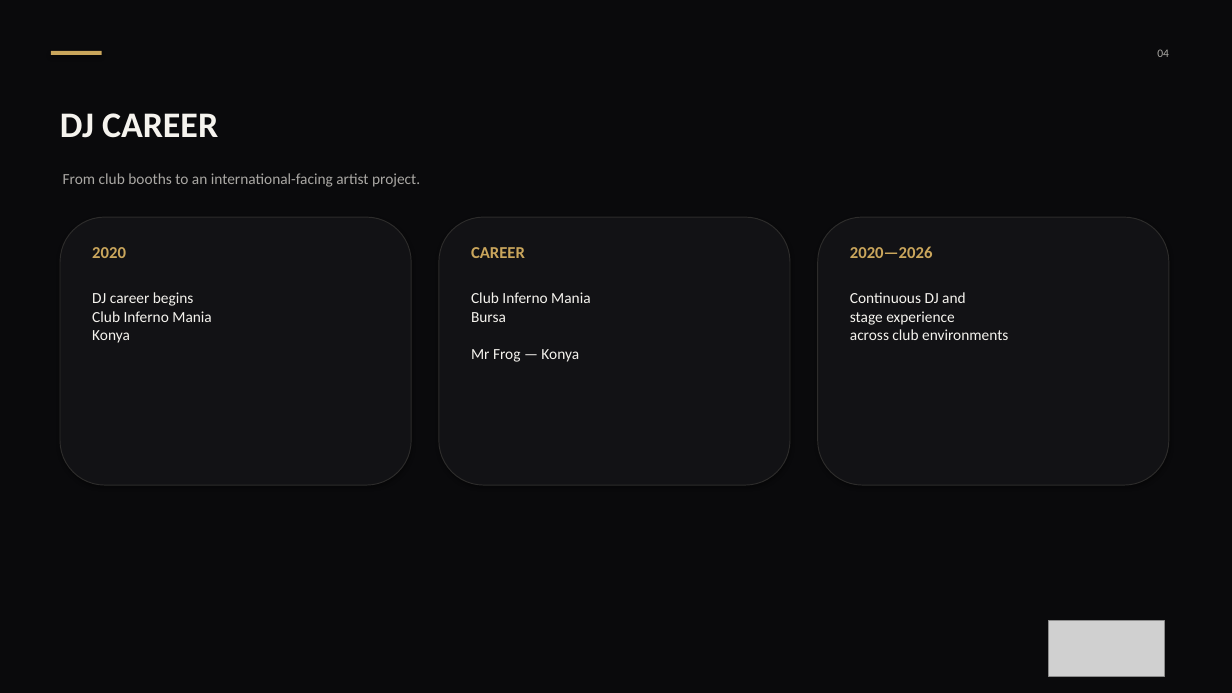
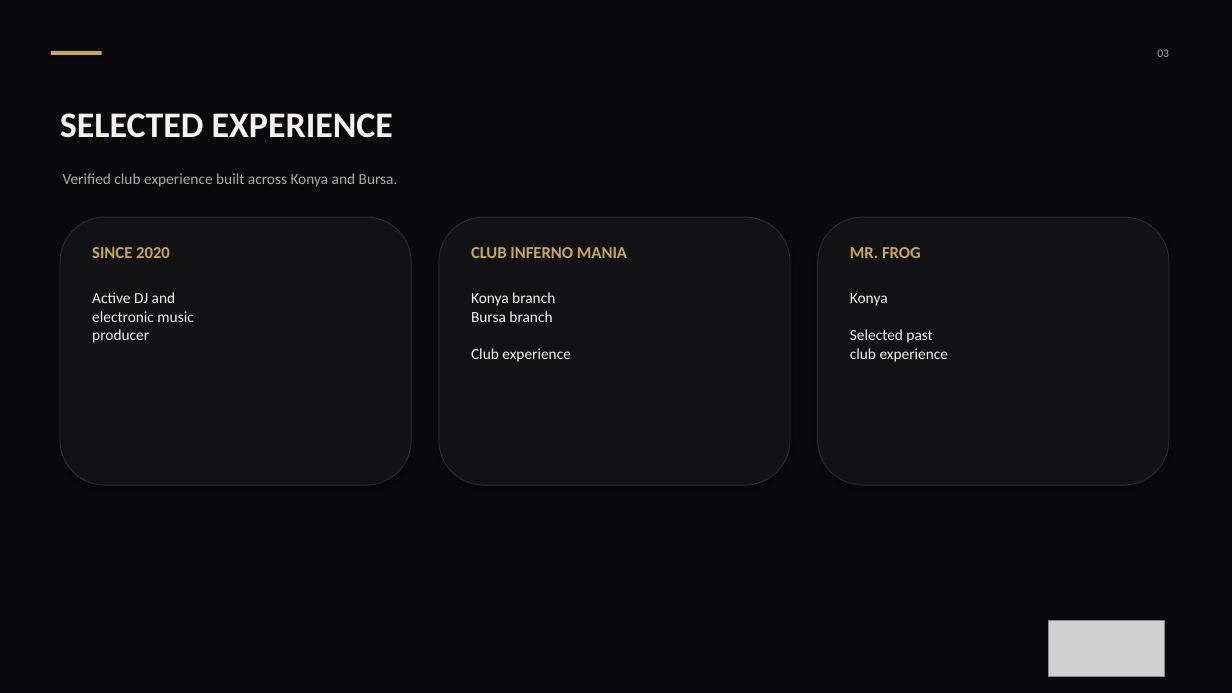
Before and after one commit to Buraktokat/buraktokat.github.io, a slide deck: slide 3 of Burak_Tokat presskit.pptx (slide 4 before the commit). Drawn at 1232x693 pixels with LibreOffice and Linux fonts; fonts in the diff are those of the drawing; grey boxes stand for pictures. Boxes give left, top, right and bottom in pixels: in the first picture for what was removed or moved away, otherwise in the second. Text is boxed around its words. In the diff, an @@ line names an element or a change of style, - is before the commit and + after.

```diff
--- a/Burak_Tokat presskit.pptx
+++ b/Burak_Tokat presskit.pptx
@@ text at (1157, 49, 1169, 57): text changed @@
-04
+03
@@ text at (60, 113, 393, 138): text changed @@
-DJ CAREER
+SELECTED EXPERIENCE
@@ text at (63, 173, 398, 187): text changed @@
-From club booths to an international-facing artist project.
+Verified club experience built across Konya and Bursa.
@@ text at (92, 247, 170, 258): text changed @@
-2020
+SINCE 2020
@@ text at (471, 247, 627, 258): text changed @@
-CAREER
+CLUB INFERNO MANIA
@@ text at (850, 247, 921, 258): text changed @@
-2020—2026
+MR. FROG
@@ text at (92, 292, 193, 343): text changed @@
-DJ career begins
-Club Inferno Mania
-Konya
+Active DJ and
+electronic music
+producer
@@ text at (471, 292, 571, 362): text changed @@
-Club Inferno Mania
-Bursa
-Mr Frog — Konya
+Konya branch
+Bursa branch
+Club experience
@@ text at (850, 293, 949, 362): text changed @@
-Continuous DJ and
-stage experience
-across club environments
+Konya
+Selected past
+club experience
```
Also in this commit, not shown: 4 other slides changed, 6 slides removed, 2 other files.
